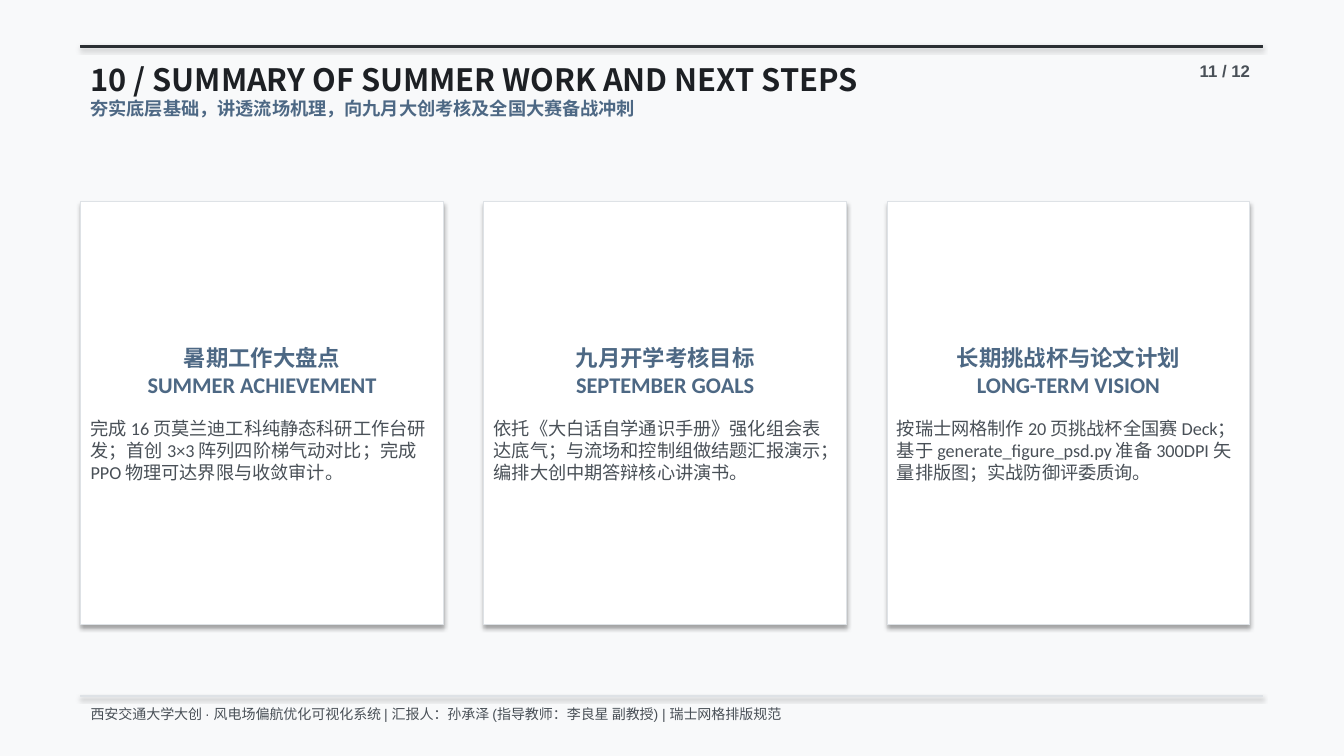
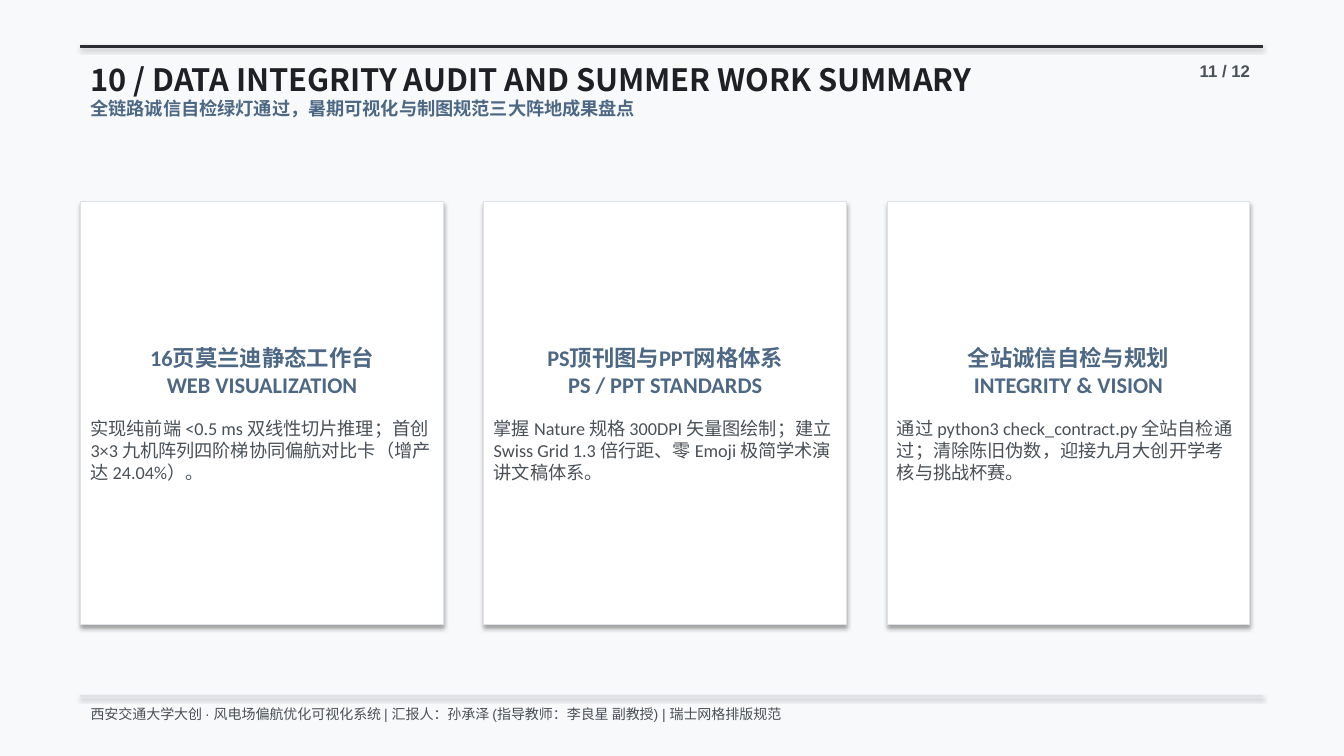
Before and after one commit to sunccchengze/wind_farm_viz, a slide deck: slide 11 of 8.23组会汇报_可视化暑期进展_孙承泽.pptx. Drawn at 1344x756 pixels with LibreOffice and Linux fonts; fonts in the diff are those of the drawing. Boxes give left, top, right and bottom in pixels: in the first picture for what was removed or moved away, otherwise in the second. Text is boxed around its words. In the diff, an @@ line names an element or a change of style, - is before the commit and + after.

Commit message:
feat(ppt): 将PS顶刊制图与PPT网格体系全量确权纳入8.23暑期成果总结文稿

```diff
--- a/8.23组会汇报_可视化暑期进展_孙承泽.pptx
+++ b/8.23组会汇报_可视化暑期进展_孙承泽.pptx
@@ text at <box>91,67,971,118</box>: text changed @@
-10 / SUMMARY OF SUMMER WORK AND NEXT STEPS
-夯实底层基础，讲透流场机理，向九月大创考核及全国大赛备战冲刺
+10 / DATA INTEGRITY AUDIT AND SUMMER WORK SUMMARY
+全链路诚信自检绿灯通过，暑期可视化与制图规范三大阵地成果盘点
@@ text in rectangle at <box>91,347,431,481</box>: text changed @@
-暑期工作大盘点
-SUMMER ACHIEVEMENT
-完成 16 页莫兰迪工科纯静态科研工作台研发；首创 3×3 阵列四阶梯气动对比；完成 PPO 物理可达界限与收敛审计。
+16页莫兰迪静态工作台
+WEB VISUALIZATION
+实现纯前端 <0.5 ms 双线性切片推理；首创 3×3 九机阵列四阶梯协同偏航对比卡（增产达 24.04%）。
@@ text in rectangle at <box>494,347,831,481</box>: text changed @@
-九月开学考核目标
-SEPTEMBER GOALS
-依托《大白话自学通识手册》强化组会表达底气；与流场和控制组做结题汇报演示；编排大创中期答辩核心讲演书。
+PS顶刊图与PPT网格体系
+PS / PPT STANDARDS
+掌握 Nature 规格 300DPI 矢量图绘制；建立 Swiss Grid 1.3 倍行距、零 Emoji 极简学术演讲文稿体系。
@@ text in rectangle at <box>897,347,1233,481</box>: text changed @@
-长期挑战杯与论文计划
-LONG-TERM VISION
-按瑞士网格制作 20 页挑战杯全国赛 Deck；基于 generate_figure_psd.py 准备 300DPI 矢量排版图；实战防御评委质询。
+全站诚信自检与规划
+INTEGRITY & VISION
+通过 python3 check_contract.py 全站自检通过；清除陈旧伪数，迎接九月大创开学考核与挑战杯赛。
```
Also in this commit, not shown: 1 other slide changed, 5 other files.
